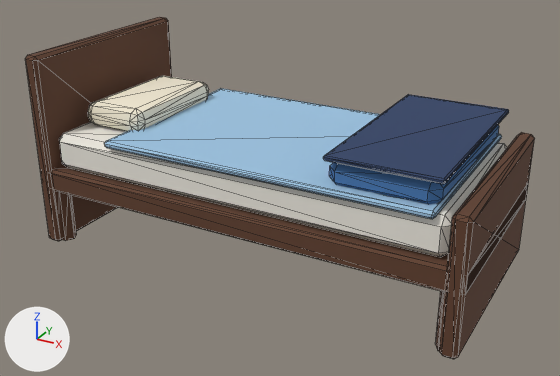
Before and after pictures for a commit that changed the glTF model assets/interiors/bed_single.glb.
Before and after are seen from a 50 mm camera at (1.48, -2.7, 1.63) aimed at (0.03, -0.05, 0.3). The axes (+X, +Y, +Z) are drawn at lower left. The lights are the same throughout. The older version comes first. Mesh edges are drawn as thin lines. Vertices at exactly the same position are counted once.

Names of what the first picture shows: 'bed_single'.
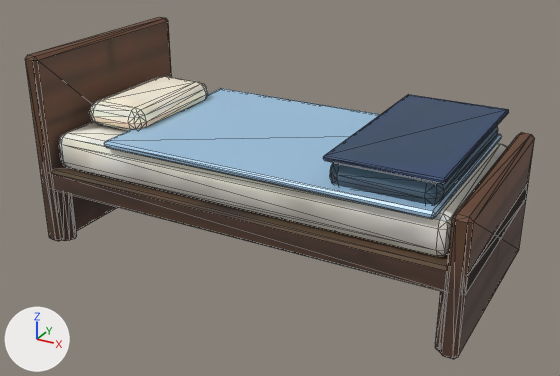
Boxes [x1, y1, x2, y2] around the edits, measured in the pictures (560 x 376 px; the box of a moved part takes in the faces that stretch with it):
```json
{"object": "bed_single", "change": "surface changed, reshaped", "before": [25, 17, 535, 359], "after": [25, 17, 535, 359]}
{"part": 1, "of": "me_bed_single", "change": "moved or reshaped", "before": [88, 76, 209, 131], "after": [330, 126, 498, 205]}
{"part": 2, "of": "me_bed_single", "change": "rebuilt", "before": [59, 122, 507, 257], "after": [59, 122, 507, 256]}
{"part": 3, "of": "me_bed_single", "change": "added", "after": [89, 76, 208, 131]}
{"part": 4, "of": "me_bed_single", "change": "deleted", "before": [329, 125, 499, 204], "on screen": "blue"}
{"part": 5, "of": "me_bed_single", "change": "built on", "before": [58, 192, 445, 351], "after": [58, 192, 445, 351], "on screen": "mostly hidden"}
```

The change, as JSON lines over the scene's bpy script:
```json
{"op": "add", "block": "img_bed_single_orm", "code": ["img_bed_single_orm = load_image('bed_single_orm', '_unpacked/bed_single_orm', 74, 74, 'Non-Color')"]}
{"op": "add", "block": "img_bed_single_basecolor", "code": ["img_bed_single_basecolor = load_image('bed_single_basecolor', '_unpacked/bed_single_basecolor', 148, 148, 'sRGB')"]}
{"op": "set", "path": "mat_sky_blue.roughness", "old": "0.9", "new": "0.35"}
{"op": "add", "block": "mat_i_offwhite", "code": ["mat_i_offwhite = bpy.data.materials.new('i_offwhite')", "# colours: white #fffff2", "# uses the picture img_bed_single_basecolor", "# uses the picture img_bed_single_orm"]}
{"op": "add", "block": "mat_bld_zinc", "code": ["mat_bld_zinc = bpy.data.materials.new('bld_zinc')", "# colours: blue #607f99", "# uses the picture img_bed_single_basecolor", "# uses the picture img_bed_single_orm"]}
{"block": "me_bed_single", "where": "# used by ob_bed_single; location = (0.0, 0.0, 0.0)"}
{"op": "remove", "block": "me_bed_single", "code": "me_bed_single.from_pydata(...)  # 272 vertices, 496 faces; spans x -0.95..0.95, y -0.46..0.46, z 0.0..0.85"}
{"op": "add", "block": "me_bed_single", "code": "me_bed_single.from_pydata(...)  # 392 vertices, 736 faces; spans x -0.95..0.95, y -0.46..0.46, z 0.0..0.85"}
{"block": "me_bed_single", "change": "me_bed_single part 1: the loose piece of 56 vertices spanning x -0.82..-0.52, y -0.28..0.28, z 0.51..0.62 is scaled about its middle by (1.45, 1.46, 1.08), then moved by (1.28, 0.0, 0.01), in mat_bld_zinc"}
{"block": "me_bed_single", "change": "me_bed_single part 2: the loose piece of 24 vertices spanning x -0.87..0.87, y -0.42..0.42, z 0.35..0.51 is rebuilt with 56 vertices and now spans x -0.87..0.87, y -0.42..0.42, z 0.35..0.51, in mat_i_offwhite"}
{"block": "me_bed_single", "change": "me_bed_single part 3: a new loose piece of 80 vertices spanning x -0.82..-0.52, y -0.28..0.28, z 0.51..0.62, in mat_paper"}
{"block": "me_bed_single", "change": "me_bed_single part 4: the loose piece of 24 vertices spanning x 0.4..0.82, y -0.4..0.4, z 0.51..0.63 is deleted"}
{"block": "me_bed_single", "change": "me_bed_single part 5"}
{"block": "me_bed_single", "change": "16 vertices are removed from x -0.91..0.91, y -0.42..0.42, z 0.0..0.26"}
{"block": "me_bed_single", "change": "72 faces are deleted"}
{"block": "me_bed_single", "change": "4 vertices in x -0.87..0.91, y -0.36..0.42, z 0.0 move by (0.01, -0.01, 0.0)"}
{"block": "me_bed_single", "change": "4 vertices in x -0.87..0.91, y -0.42..0.36, z 0.0 move by (0.01, 0.01, 0.0)"}
{"block": "me_bed_single", "change": "4 vertices in x -0.91..0.87, y -0.36..0.42, z 0.26 move by (-0.01, -0.01, 0.0)"}
{"block": "me_bed_single", "change": "4 vertices in x -0.91..0.87, y -0.42..0.36, z 0.26 move by (-0.01, 0.01, 0.0)"}
{"block": "me_bed_single", "change": "40 vertices are added at x -0.9..0.92, y -0.43..0.43, z 0.0..0.26"}
{"block": "me_bed_single", "change": "8 new vertices lie (0.0, 0.0, -0.26) away from vertices in x -0.91..0.87, y -0.42..0.42, z 0.26"}
{"block": "me_bed_single", "change": "136 new faces join them, mat_wood_dark"}
{"op": "remove", "block": "me_bed_single", "code": "me_bed_single.materials.append(mat_cloth_white)  # white #efebe1"}
{"op": "remove", "block": "me_bed_single", "code": "me_bed_single.materials.append(mat_work_blue)  # blue #4677b0"}
{"op": "add", "block": "me_bed_single", "code": "me_bed_single.materials.append(mat_i_offwhite)"}
{"op": "add", "block": "me_bed_single", "code": "me_bed_single.materials.append(mat_bld_zinc)"}
```
